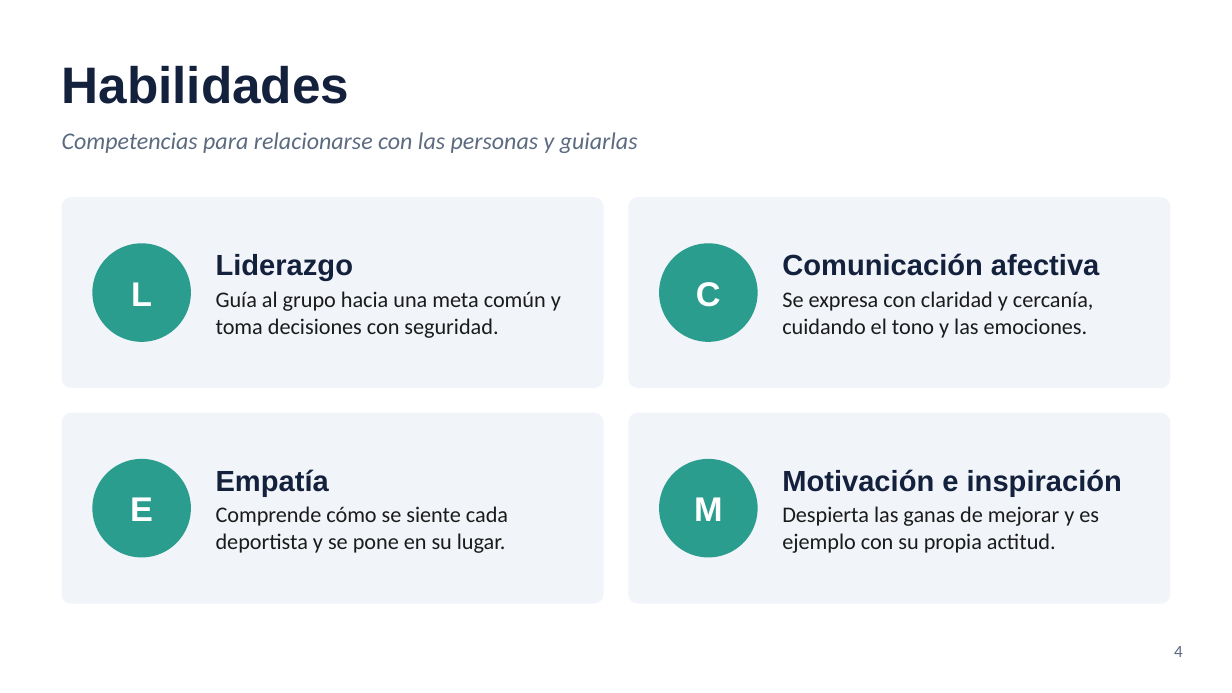
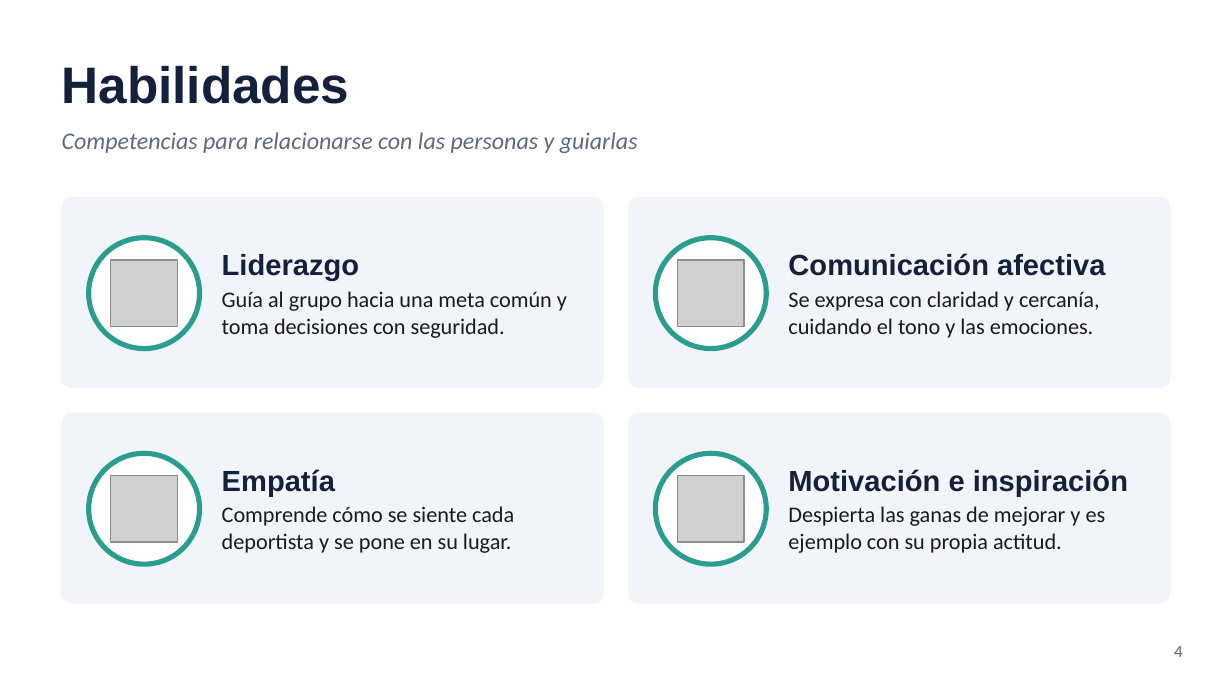
Before and after one commit to lentesparajoseee9/paginas, a slide deck: slide 4 of presentacion/Entrenador_Deportivo.pptx. Drawn at 1232x693 pixels with LibreOffice and Linux fonts; fonts in the diff are those of the drawing; grey boxes stand for pictures. Boxes give left, top, right and bottom in pixels: in the first picture for what was removed or moved away, otherwise in the second. Text is boxed around its words. In the diff, an @@ line names an element or a change of style, - is before the commit and + after.

```diff
--- a/presentacion/Entrenador_Deportivo.pptx
+++ b/presentacion/Entrenador_Deportivo.pptx
@@ ellipse added at [89, 238, 200, 349], fill #FFFFFF, outline #2A9D8F 3 pt @@
@@ text "Liderazgo": place and size @@
-text "Liderazgo" at [216, 254, 561, 338]
+text "Liderazgo" at [222, 254, 567, 338]
@@ ellipse added at [655, 238, 766, 349], fill #FFFFFF, outline #2A9D8F 3 pt @@
@@ text "Comunicación afectiva": place and size @@
-text "Comunicación afectiva" at [782, 253, 1099, 338]
+text "Comunicación afectiva" at [788, 253, 1105, 338]
@@ ellipse removed at [92, 244, 191, 342] @@
-L
@@ picture added at [111, 260, 177, 326] @@
@@ ellipse removed at [659, 244, 758, 342] @@
-C
@@ picture added at [678, 260, 744, 326] @@
@@ text "Empatía": place and size @@
-text "Empatía" at [216, 469, 508, 553]
+text "Empatía" at [222, 469, 514, 553]
@@ text "Motivación e inspiración": place and size @@
-text "Motivación e inspiración" at [782, 469, 1122, 553]
+text "Motivación e inspiración" at [788, 469, 1128, 553]
@@ ellipse added at [89, 453, 200, 564], fill #FFFFFF, outline #2A9D8F 3 pt @@
@@ ellipse removed at [92, 460, 191, 558] @@
-E
@@ picture added at [111, 476, 177, 542] @@
@@ ellipse added at [655, 453, 766, 564], fill #FFFFFF, outline #2A9D8F 3 pt @@
@@ ellipse removed at [659, 460, 758, 558] @@
-M
@@ picture added at [678, 476, 744, 542] @@
```
Also in this commit, not shown: 8 other slides changed.
